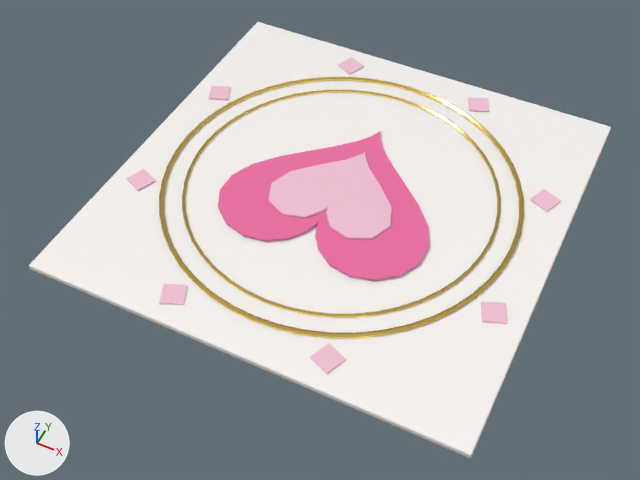
An edit to the glTF model public/assets/interiors/shared/floor_medallion.glb, drawn before and after from the same camera.
Before and after are seen from a camera (50 mm lens) standing at (1.21, -2.63, 2.92) and looking at (-0.01, -0.19, -0.12). Every picture has the same lights, and +X, +Y and +Z are marked at lower left. The picture after the commit comes second.

Names of what the first picture shows: 'floor_medallion'.
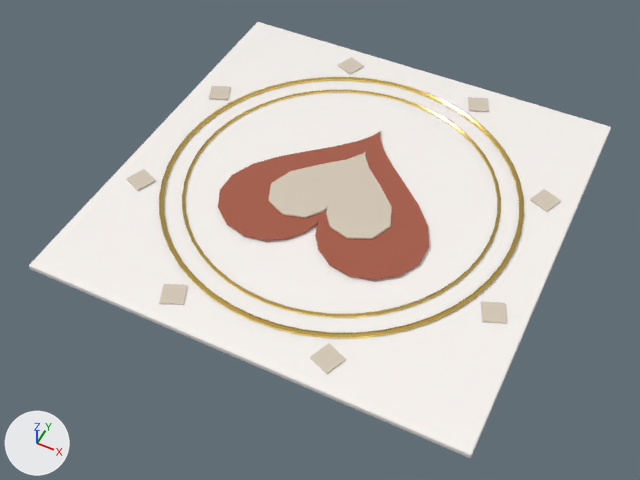
Changed parts and their boxes (x1, y1, x2, y2) in the pictures (640 x 480 px):
'floor_medallion', recoloured: (124, 55, 563, 376) in both

The change, as a diff of the scene's bpy script:
```diff
--- a/public/assets/interiors/shared/floor_medallion.glb.py
+++ b/public/assets/interiors/shared/floor_medallion.glb.py
@@ mat_accent2_002 @@
 mat_accent2_002 = principled_material('accent2.002')
-mat_accent2_002.base_color = (0.871, 0.144, 0.371)  # pink #f06aa4
+mat_accent2_002.base_color = (0.392, 0.0908, 0.0437)  # brown #a8553b
 mat_accent2_002.roughness = 0.08
@@ mat_accent_002 @@
 mat_accent_002 = principled_material('accent.002')
-mat_accent_002.base_color = (0.939, 0.546, 0.687)  # pink #f8c3d8
+mat_accent_002.base_color = (0.694, 0.604, 0.479)  # pale yellow #d9ccb8
 mat_accent_002.roughness = 0.14
```
